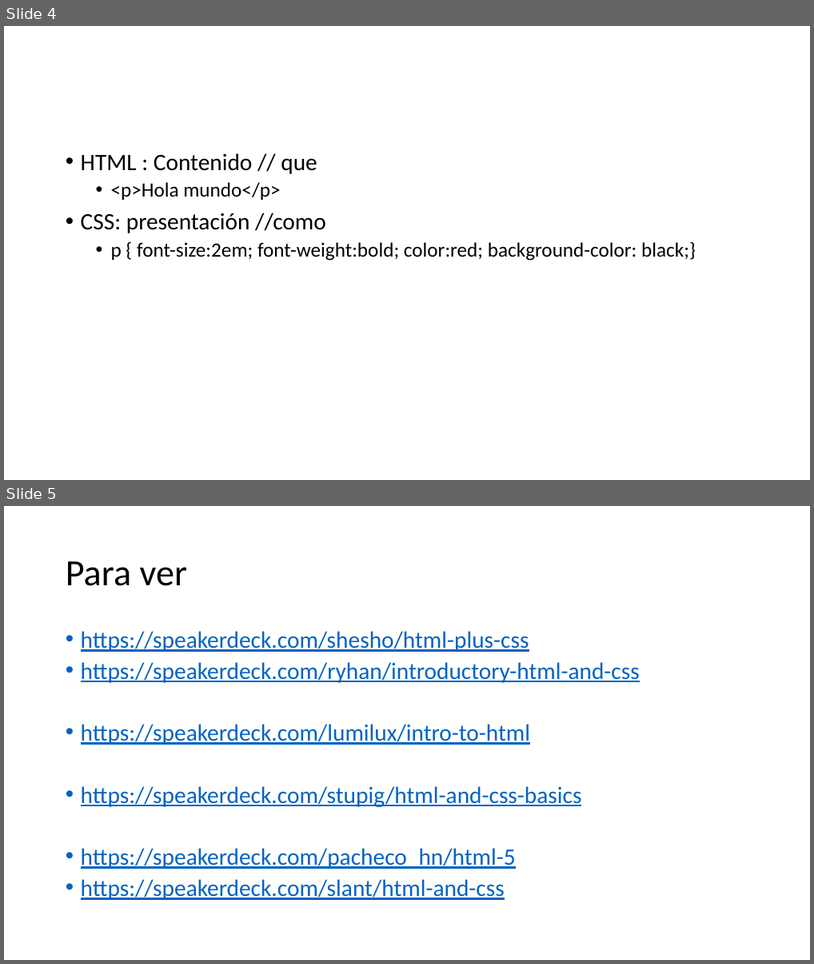
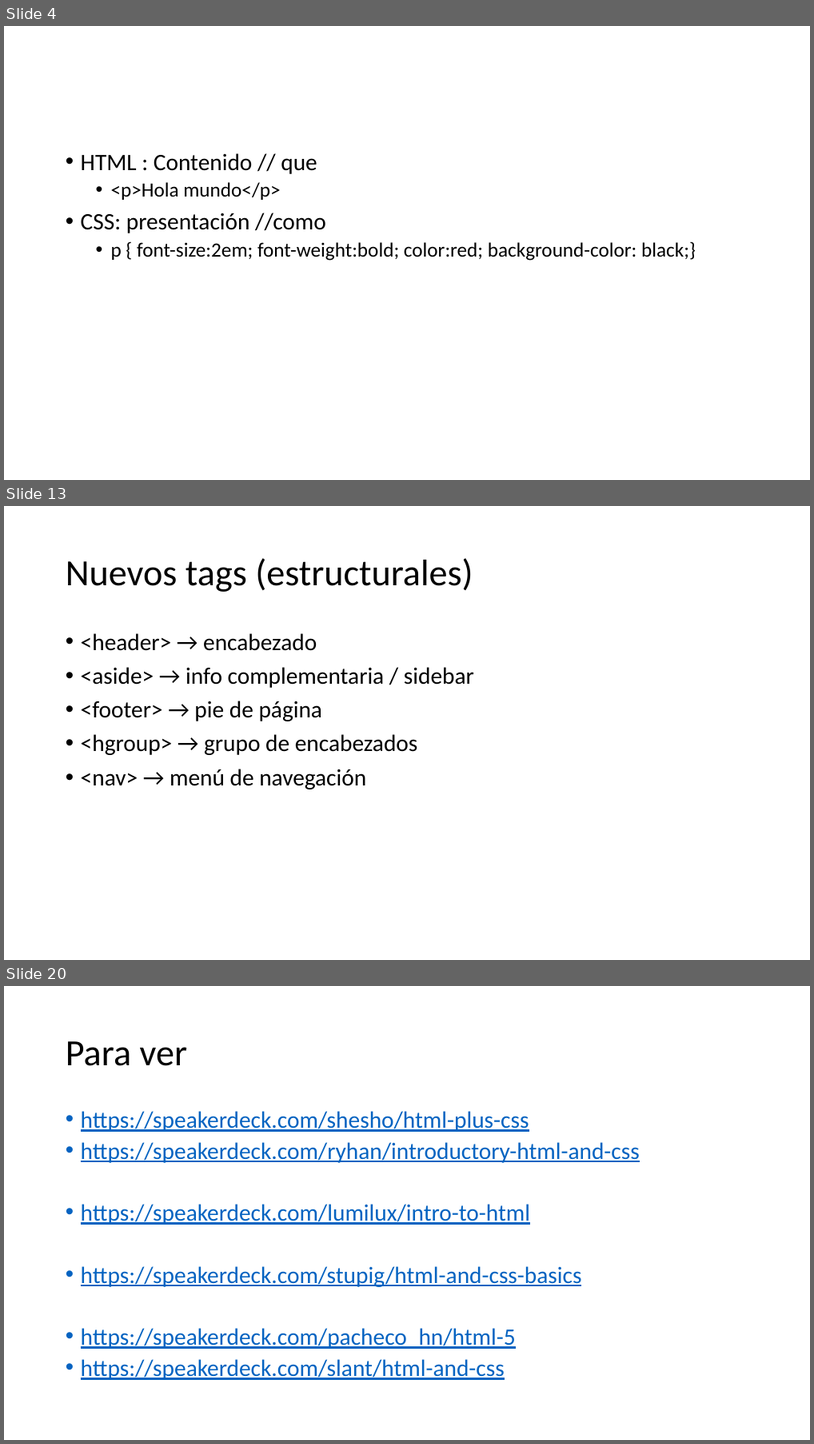
Before and after one commit to Nuevas-Tecnologias-FIUBA/Clase-HTML-CSS, a slide deck: Slides/Clase.pptx. Shown one above the other, each under a label of ours: slides 4 and 5 before the commit, slides 4, 13 and 20 after it; the slides between them are not shown. The pictures are 814x964 and 814x1444 pixels, drawn with LibreOffice and Linux fonts; fonts in the diff are those of the drawing. Boxes give left, top, right and bottom in pixels: in the first picture for what was removed or moved away, otherwise in the second. Text is boxed around its words. In the diff, an @@ line names an element or a change of style, - is before the commit and + after.

```diff
--- a/Slides/Clase.pptx
+++ b/Slides/Clase.pptx
@@ slide 13 added at (4,506,810,960), background #FFFFFF @@
@@ title added at (66,558,473,592), 44 pt, text #000000 @@
+Nuevos tags (estructurales)
@@ text added at (81,633,474,789), 28 pt, text #000000 @@
+• <header> → encabezado
+• <aside> → info complementaria / sidebar
+• <footer> → pie de página
+• <hgroup> → grupo de encabezados
+• <nav> → menú de navegación
@@ what was slide 5 is now slide 20 @@
```
Also in this commit, not shown: 14 other slides added.
